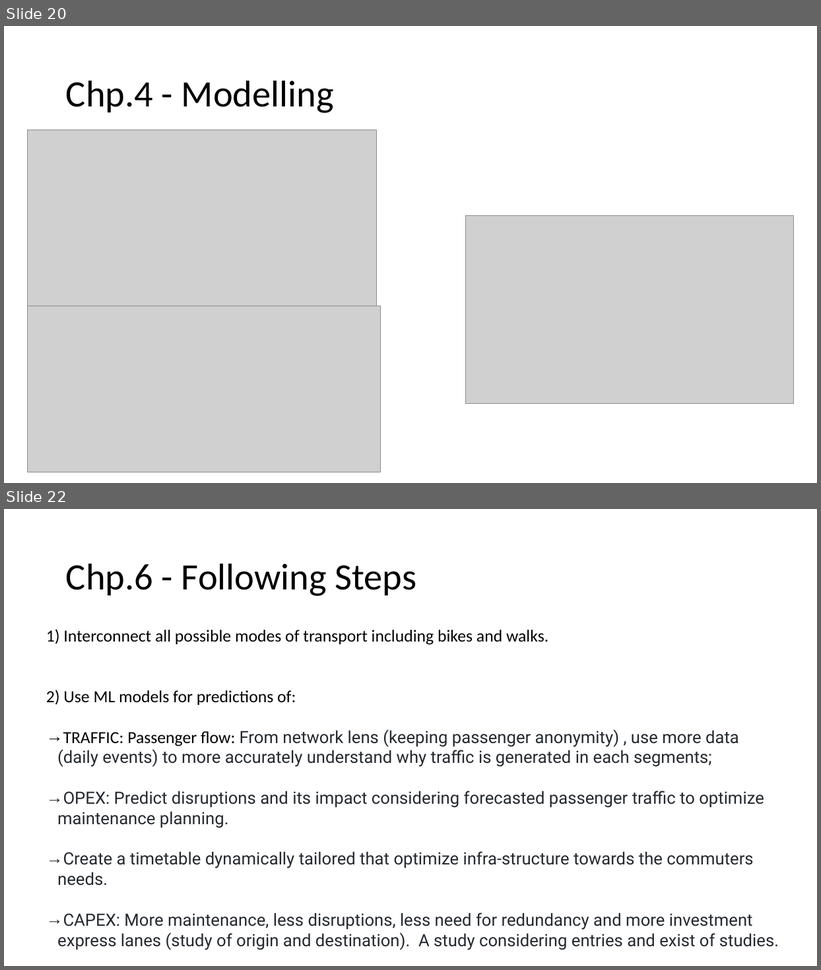
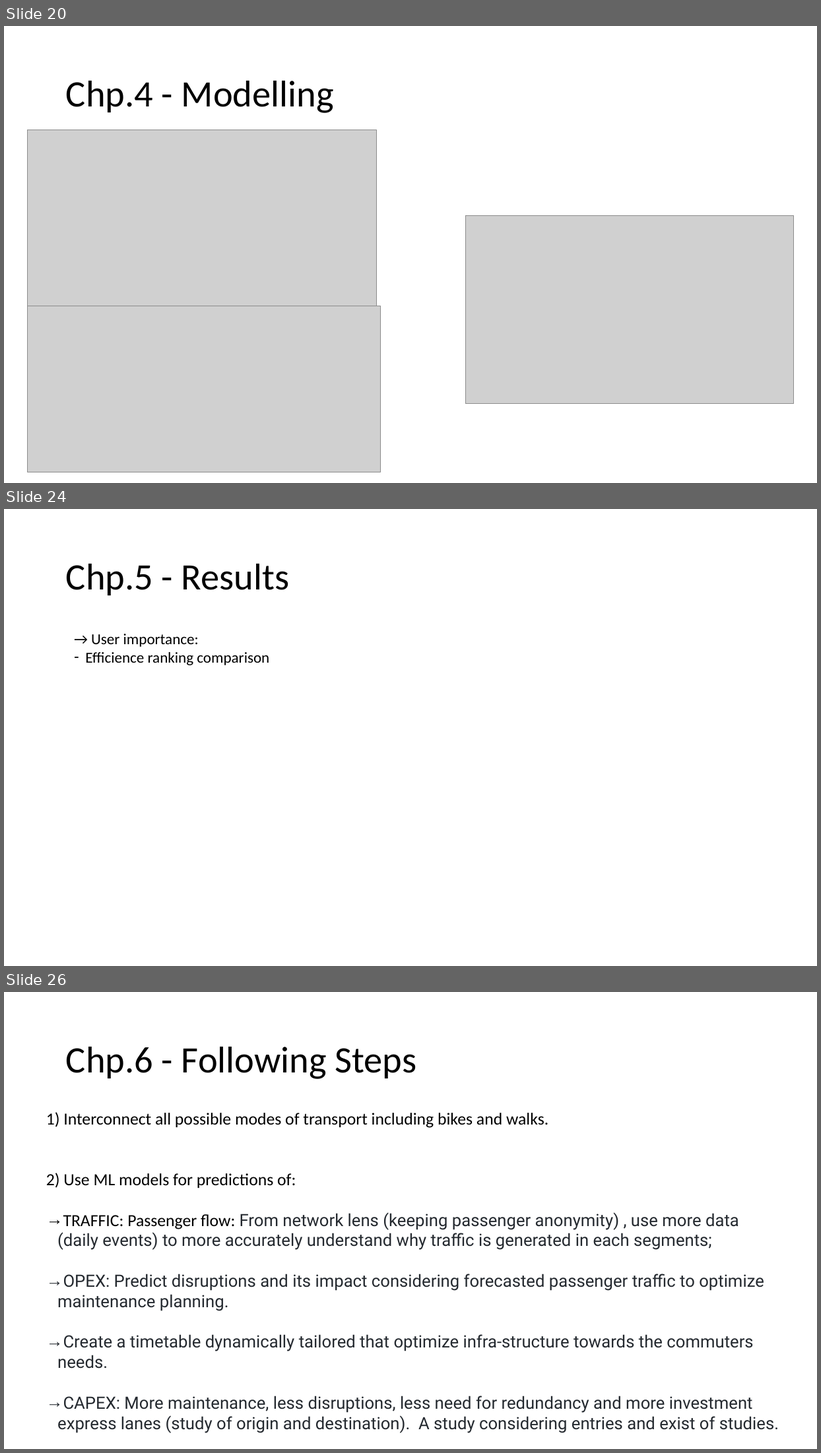
Before and after one commit to Breno-st/big-cities-transport, a slide deck: 11.Presenttaions/big-cities-transport.pptx. Shown one above the other, each under a label of ours: slides 20 and 22 before the commit, slides 20, 24 and 26 after it; the slides between them are not shown. The pictures are 821x970 and 821x1453 pixels, drawn with LibreOffice and Linux fonts; fonts in the diff are those of the drawing; grey boxes stand for pictures. Boxes give left, top, right and bottom in pixels: in the first picture for what was removed or moved away, otherwise in the second. Text is boxed around its words. In the diff, an @@ line names an element or a change of style, - is before the commit and + after.

```diff
--- a/11.Presenttaions/big-cities-transport.pptx
+++ b/11.Presenttaions/big-cities-transport.pptx
@@ slide 24 added at (4,509,817,966), background #FFFFFF @@
@@ title added at (66,563,289,595), 44 pt, text #000000 @@
+Chp.5 - Results
@@ text added at (85,634,269,665), 18 pt, text #000000 @@
+→ User importance:
+– Efficience ranking comparison
@@ what was slide 22 is now slide 26 @@
```
Also in this commit, not shown: 1 slide changed, 3 other slides added, 37 other files.
